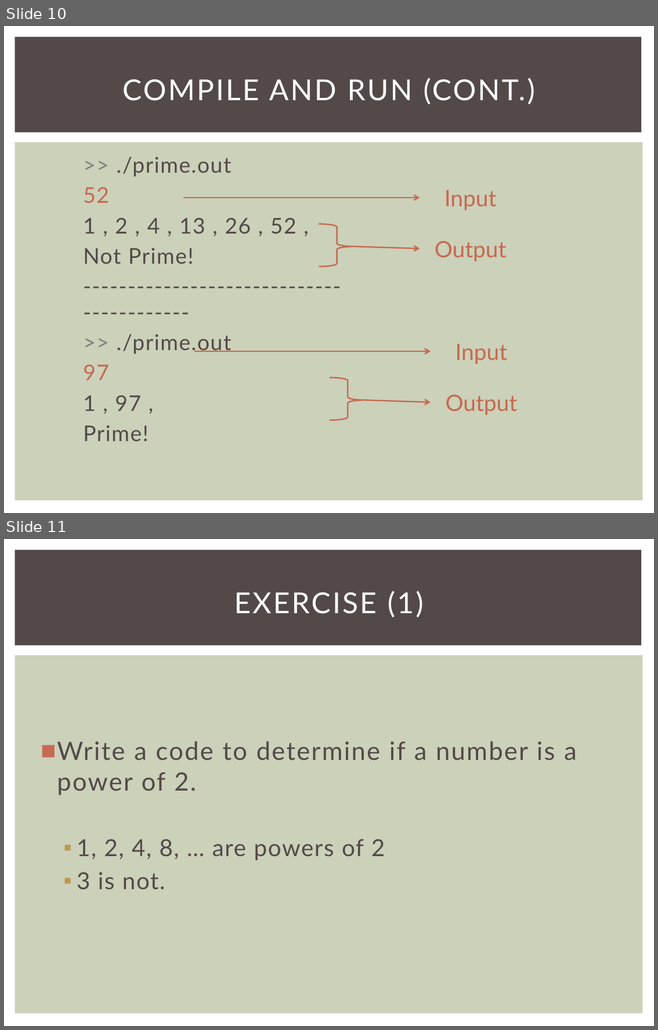
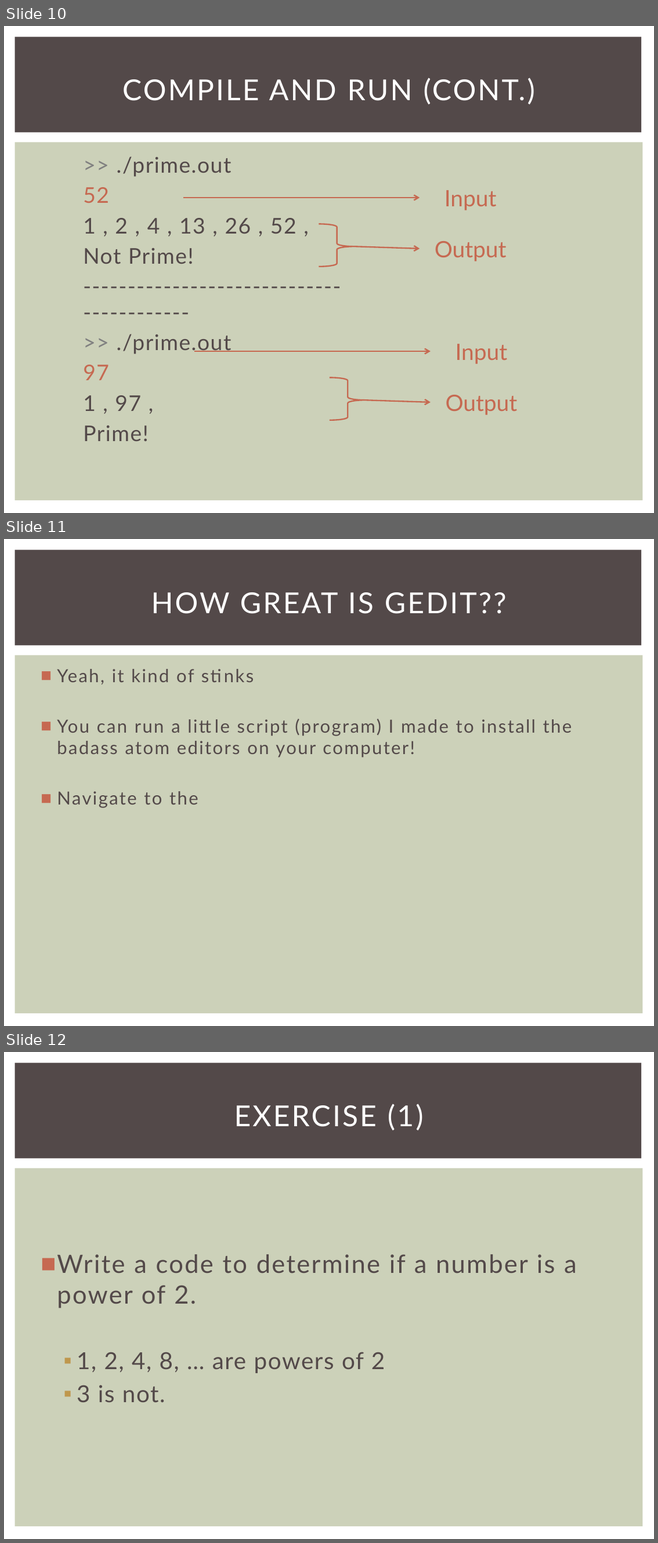
Before and after one commit to JonathanZip/COP3503-Fall2016, a slide deck: Lab_01/Lab1.pptx. Shown one above the other, each under a label of ours: slides 10 and 11 before the commit, slides 10, 11 and 12 after it. The pictures are 658x1030 and 658x1543 pixels, drawn with LibreOffice and Linux fonts; fonts in the diff are those of the drawing. Boxes give left, top, right and bottom in pixels: in the first picture for what was removed or moved away, otherwise in the second. Text is boxed around its words. In the diff, an @@ line names an element or a change of style, - is before the commit and + after.

```diff
--- a/Lab_01/Lab1.pptx
+++ b/Lab_01/Lab1.pptx
@@ slide 11 added at [4, 539, 654, 1026], background #FFFFFF; not listed: 2 template elements that a slide beside it also shows @@
@@ title added at [151, 592, 506, 614], 32 pt, text #FFFFFF @@
+HOW GREAT IS GEDIT??
@@ text added at [57, 669, 572, 808], 20 pt, text #534949 @@
+■ Yeah, it kind of stinks
+■ You can run a little script (program) I made to install the badass atom editors on your computer!
+■ Navigate to the
@@ what was slide 11 is now slide 12 @@
```
Also in this commit, not shown: 3 slides changed, 1 other slide added, 1 slide removed.
